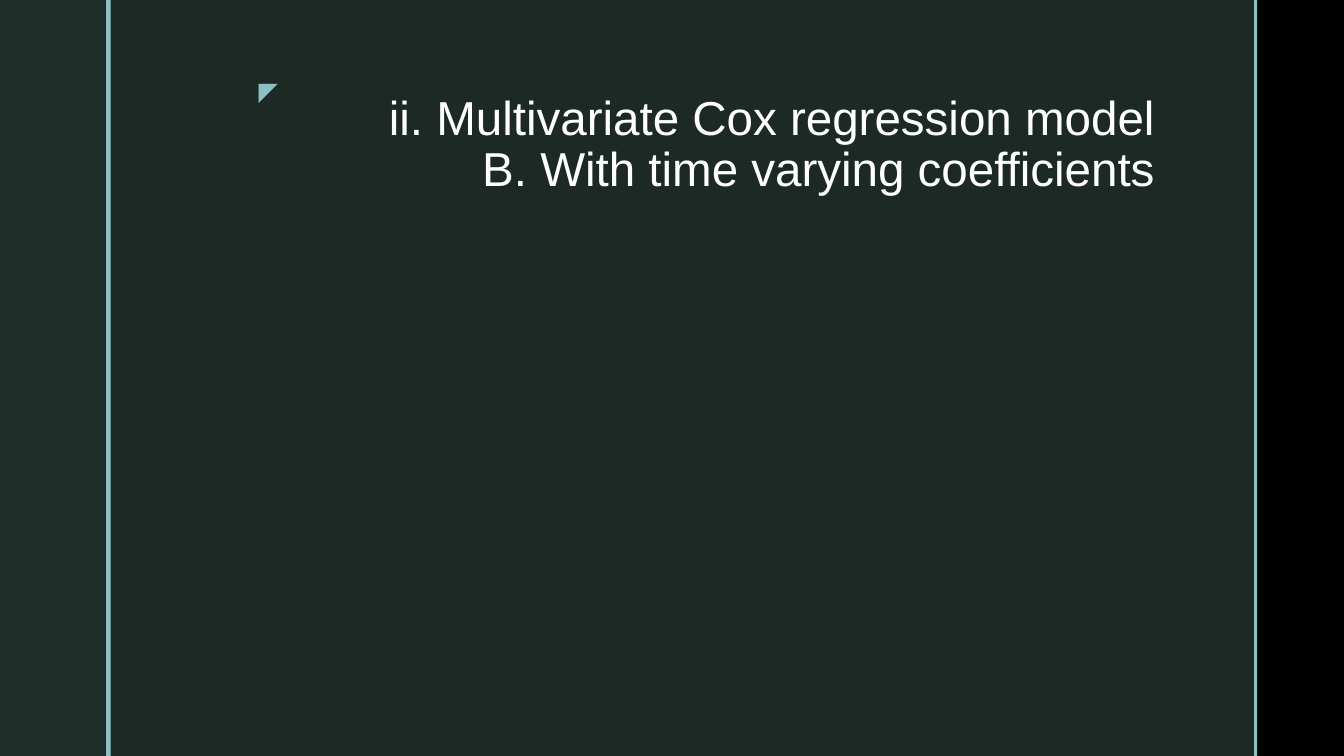
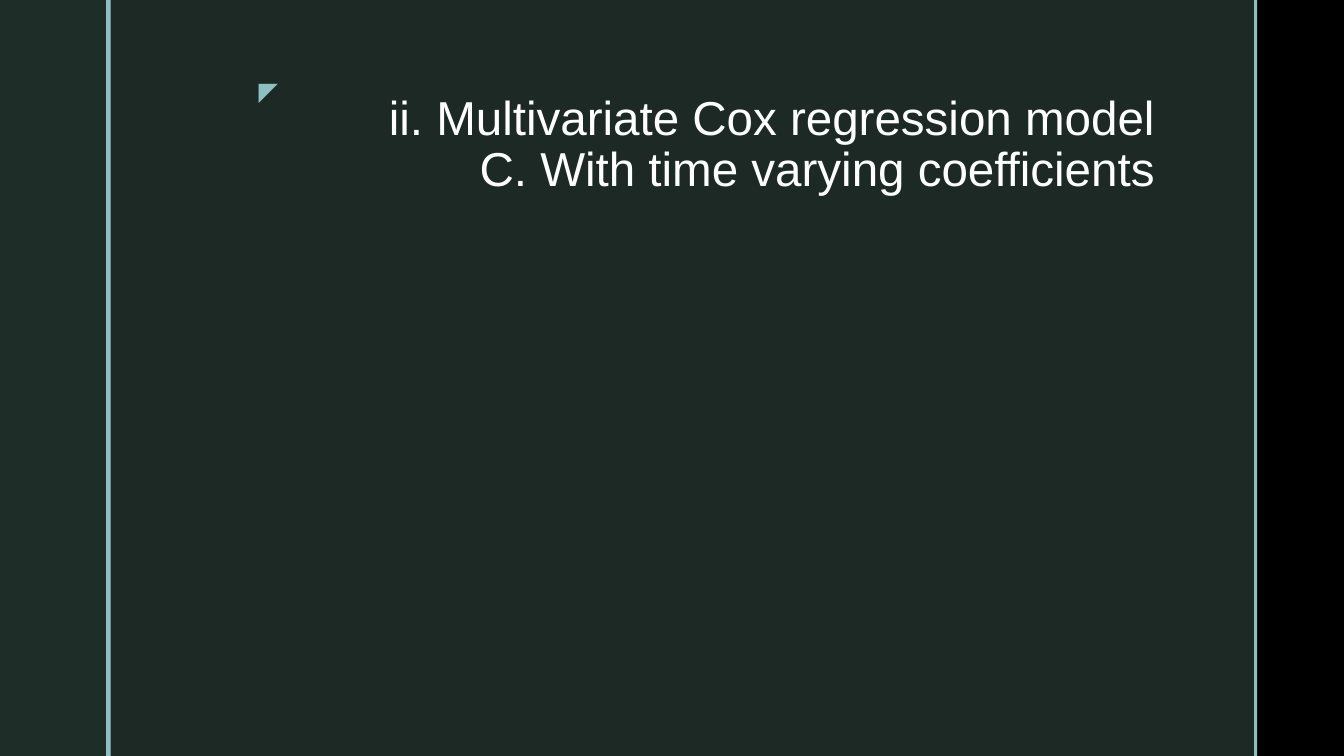
Before and after one commit to SebastianVeuskens/DSA-Project, a slide deck: slide 12 of presentation.pptx (slide 8 before the commit). Drawn at 1344x756 pixels with LibreOffice and Linux fonts; fonts in the diff are those of the drawing; background and template pictures are left out. Boxes give left, top, right and bottom in pixels: in the first picture for what was removed or moved away, otherwise in the second. Text is boxed around its words. In the diff, an @@ line names an element or a change of style, - is before the commit and + after.

```diff
--- a/presentation.pptx
+++ b/presentation.pptx
@@ title at [389,100,1155,196]: text changed @@
-ii. Multivariate Cox regression model
-B. With time varying coefficients
+ii. Multivariate Cox regression model
+C. With time varying coefficients
```
Also in this commit, not shown: 6 other slides changed, 4 slides added, 8 other files.
